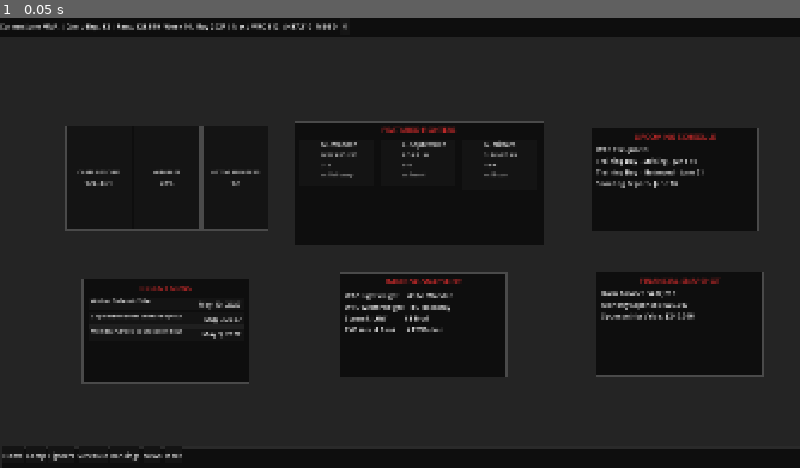
Above: before the commit, frame 1.
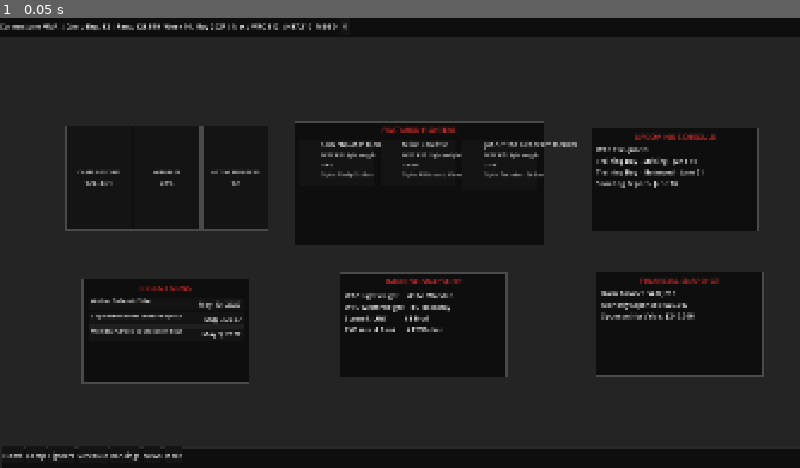
Above: after the commit, the same moment.

Repository: purepainsugar/MMA-Dynasty
Game: Godot game, scene res://Scenes/UI/Dashboard.tscn
The game is run twice, just before and just after one commit, with the same random seed, the same clock (stepped at 60 frames per second) and the same inputs.
Inputs:
- Up to frame 1 (0.05 s): no input

The runs differ from the first frame. In frame 1, 0.5% of the frame differs, in the area x 40-73%, y 27-36%.

Commit message:
Sprint 2 Session 5 - Connect FighterData to fighter mini cards

Diff:
--- a/Data/Fighters/WFC/Lightweight/eddie_crowe.tres
+++ b/Data/Fighters/WFC/Lightweight/eddie_crowe.tres
@@ -1,16 +1,16 @@
 [gd_resource type="Resource" script_class="FighterData" format=3 uid="uid://cdx1o5srnycke"]
 
-[ext_resource type="Script" uid="uid://bljbf0acv4kwm" path="res://Scripts/Data/FighterData.gd" id="1_ss4fb"]
+[ext_resource type="Script" uid="uid://bljbf0acv4kwm" path="res://Scripts/Data/FighterData.gd" id="1_ieyoo"]
 
 [resource]
-script = ExtResource("1_ss4fb")
+script = ExtResource("1_ieyoo")
 fighter_id = "eddie_crowe"
 first_name = "Eddie"
 last_name = "Crowe"
 age = 26
 country = "USA"
 role = "Ranked knockout threat"
-ranking = 3
+ranking = 8
 wins = 14
 losses = 2
 style = "Striker / power puncher"
--- a/Data/Fighters/WFC/Lightweight/gabriel_costa.tres
+++ b/Data/Fighters/WFC/Lightweight/gabriel_costa.tres
@@ -1,12 +1,13 @@
 [gd_resource type="Resource" script_class="FighterData" format=3 uid="uid://va18rtkr3tvo"]
 
-[ext_resource type="Script" uid="uid://bljbf0acv4kwm" path="res://Scripts/Data/FighterData.gd" id="1_bsrj3"]
+[ext_resource type="Script" uid="uid://bljbf0acv4kwm" path="res://Scripts/Data/FighterData.gd" id="1_bouus"]
 
 [resource]
-script = ExtResource("1_bsrj3")
+script = ExtResource("1_bouus")
 fighter_id = "gabriel_costa"
 first_name = "Gabriel"
 last_name = "Costa"
+nickname = "E"
 age = 31
 country = "Mexico"
 role = "Current #1 Contender"
--- a/Data/Fighters/WFC/Lightweight/john_mendez.tres
+++ b/Data/Fighters/WFC/Lightweight/john_mendez.tres
@@ -7,6 +7,7 @@
 fighter_id = "drake_thompson"
 first_name = "John"
 last_name = "Mendez"
+nickname = "\"The General\""
 age = 33
 country = "USA"
 role = "Late-career contender / final title push"
--- a/Data/Fighters/WFC/Lightweight/john_sherane.tres
+++ b/Data/Fighters/WFC/Lightweight/john_sherane.tres
@@ -7,6 +7,7 @@
 fighter_id = "drake_thompson"
 first_name = "John"
 last_name = "Sherane"
+nickname = "The Pain"
 country = "USA"
 role = "Undefeated prospect"
 wins = 5
--- a/Data/Fighters/WFC/Lightweight/michael_wooden.tres
+++ b/Data/Fighters/WFC/Lightweight/michael_wooden.tres
@@ -10,7 +10,6 @@
 nickname = "The Technichian"
 country = "USA"
 role = "WFA Unranked Prospect"
-ranking = 21
 wins = 6
 losses = 1
 style = "Grapple-heavy pressure fighter"
--- a/Data/Fighters/WFC/Lightweight/sam_mendoza.tres
+++ b/Data/Fighters/WFC/Lightweight/sam_mendoza.tres
@@ -7,6 +7,7 @@
 fighter_id = "sam_mendoza"
 first_name = "Sam"
 last_name = "Mendoza"
+nickname = "No-Mo"
 age = 28
 country = "Mexico"
 role = "Current #1 Contender"
--- a/Data/Fighters/WFC/Lightweight/shiv_st_samuel.tres
+++ b/Data/Fighters/WFC/Lightweight/shiv_st_samuel.tres
@@ -7,6 +7,7 @@
 fighter_id = "shiv_st_samuel"
 first_name = "Shiv"
 last_name = "St. Samuel"
+nickname = "Savior"
 age = 31
 country = "Russia"
 role = "Cult fighter / personality fighter"
--- a/Scenes/UI/Dashboard.tscn
+++ b/Scenes/UI/Dashboard.tscn
@@ -5,7 +5,9 @@
 [ext_resource type="PackedScene" uid="uid://co8j3y8hotuhv" path="res://Scenes/UI/StatCard.tscn" id="3_3w2xv"]
 [ext_resource type="PackedScene" uid="uid://c3a33wge3alya" path="res://Scenes/UI/BottomNavigation.tscn" id="3_rxei5"]
 [ext_resource type="PackedScene" uid="uid://j4j1r0an5rfh" path="res://Scenes/UI/FighterMiniCard.tscn" id="4_3w2xv"]
+[ext_resource type="Resource" uid="uid://dtcntl7mk5706" path="res://Data/Fighters/WFC/Lightweight/mike_doolittle.tres" id="5_7yo7j"]
 [ext_resource type="PackedScene" uid="uid://bhmn50uy3pemy" path="res://Scenes/UI/NewsCard.tscn" id="5_jn6xl"]
+[ext_resource type="Resource" uid="uid://ddttyrm158i20" path="res://Data/Fighters/WFC/Lightweight/john_mendez.tres" id="6_gbnjp"]
 [ext_resource type="PackedScene" uid="uid://3rxs1ybxfo8m" path="res://Scenes/UI/NewsListItem.tscn" id="6_v85ql"]
 
 [node name="Dashboard" type="Control" unique_id=179188285]
@@ -123,6 +125,7 @@
 layout_mode = 2
 size_flags_horizontal = 6
 size_flags_vertical = 0
+fighter_data = ExtResource("5_7yo7j")
 
 [node name="NameLabel" parent="MainContent/FeaturedFightersPane/Content/FighterMiniRow/FighterMiniCard2/Margin/Row/Info" parent_id_path=PackedInt32Array(939336560, 2147059597) index="0" unique_id=1150078244]
 text = "L. September"
@@ -141,6 +144,7 @@
 layout_mode = 2
 size_flags_horizontal = 6
 size_flags_vertical = 0
+fighter_data = ExtResource("6_gbnjp")
 
 [node name="NameLabel" parent="MainContent/FeaturedFightersPane/Content/FighterMiniRow/FighterMiniCard3/Margin/Row/Info" parent_id_path=PackedInt32Array(829622485, 2147059597) index="0" unique_id=1150078244]
 text = "G. Nitram"
@@ -356,6 +360,7 @@
 [editable path="MainContent/CampOverviewPanel/Content2/StatRow/WinRateStat"]
 [editable path="MainContent/CampOverviewPanel/Content2/StatRow/ActiveFightersStat"]
 [editable path="MainContent/FeaturedFightersPane"]
+[editable path="MainContent/FeaturedFightersPane/Content/FighterMiniRow/FighterMiniCard"]
 [editable path="MainContent/FeaturedFightersPane/Content/FighterMiniRow/FighterMiniCard2"]
 [editable path="MainContent/FeaturedFightersPane/Content/FighterMiniRow/FighterMiniCard3"]
 [editable path="MainContent/UpcomingSchedulePane"]
--- /dev/null
+++ b/Scenes/UI/FighterMiniCard.gd
@@ -0,0 +1,30 @@
+extends Panel
+
+@export var fighter_data: FighterData
+
+@onready var name_label: Label = find_child("NameLabel", true, false) as Label
+@onready var role_label: Label = find_child("RoleLabel", true, false) as Label
+@onready var record_label: Label = find_child("RecordLabel", true, false) as Label
+@onready var next_fight_label: Label = find_child("NextFightLabel", true, false) as Label
+
+
+func _ready() -> void:
+	update_display()
+
+
+func update_display() -> void:
+	if fighter_data == null:
+		_set_empty_display()
+		return
+
+	name_label.text = fighter_data.get_display_name()
+	role_label.text = fighter_data.promotion + " " + fighter_data.get_ranking_text() + " " + fighter_data.division
+	record_label.text = fighter_data.get_record_text()
+	next_fight_label.text = "Style: " + fighter_data.archetype
+
+
+func _set_empty_display() -> void:
+	name_label.text = "No Fighter"
+	role_label.text = "Unassigned"
+	record_label.text = "-"
+	next_fight_label.text = "Style: TBD"
--- a/Scenes/UI/FighterMiniCard.tscn
+++ b/Scenes/UI/FighterMiniCard.tscn
@@ -1,4 +1,7 @@
 [gd_scene format=3 uid="uid://j4j1r0an5rfh"]
+
+[ext_resource type="Script" uid="uid://disatlxtautcv" path="res://Scenes/UI/FighterMiniCard.gd" id="1_3w6ba"]
+[ext_resource type="Resource" uid="uid://ic32bjwlldwr" path="res://Data/Fighters/WFC/Lightweight/sam_mendoza.tres" id="2_ktukk"]
 
 [sub_resource type="StyleBoxFlat" id="StyleBoxFlat_0h781"]
 bg_color = Color(0.078431375, 0.078431375, 0.078431375, 1)
@@ -14,6 +17,8 @@
 offset_right = 190.0
 offset_bottom = 120.0
 theme_override_styles/panel = SubResource("StyleBoxFlat_0h781")
+script = ExtResource("1_3w6ba")
+fighter_data = ExtResource("2_ktukk")
 
 [node name="Margin" type="MarginContainer" parent="." unique_id=1008518366]
 layout_mode = 0
--- /dev/null
+++ b/Scripts/UI/FighterMiniCard.gd
@@ -0,0 +1,30 @@
+extends Panel
+
+@export var fighter_data: FighterData
+
+@onready var name_label: Label = find_child("NameLabel", true, false) as Label
+@onready var role_label: Label = find_child("RoleLabel", true, false) as Label
+@onready var record_label: Label = find_child("RecordLabel", true, false) as Label
+@onready var next_fight_label: Label = find_child("NextFightLabel", true, false) as Label
+
+
+func _ready() -> void:
+	update_display()
+
+
+func update_display() -> void:
+	if fighter_data == null:
+		_set_empty_display()
+		return
+
+	name_label.text = fighter_data.get_display_name()
+	role_label.text = fighter_data.promotion + " " + fighter_data.get_ranking_text() + " " + fighter_data.division
+	record_label.text = fighter_data.get_record_text()
+	next_fight_label.text = "Style: " + fighter_data.archetype
+
+
+func _set_empty_display() -> void:
+	name_label.text = "No Fighter"
+	role_label.text = "Unassigned"
+	record_label.text = "-"
+	next_fight_label.text = "Style: TBD"
Not shown, added: Scenes/UI/FighterMiniCard.gd.uid
Not shown, added: Scripts/UI/FighterMiniCard.gd.uid
